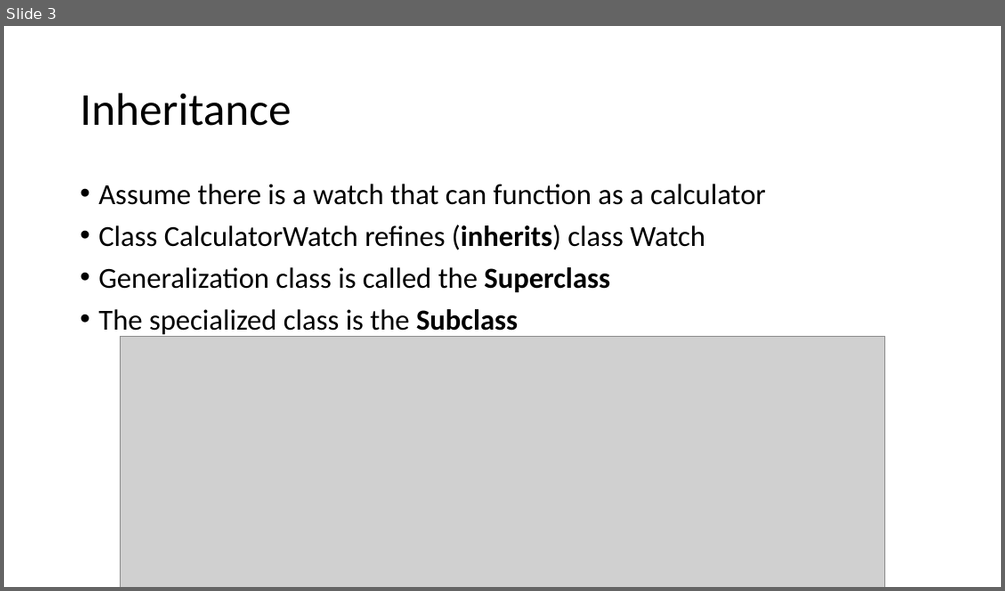
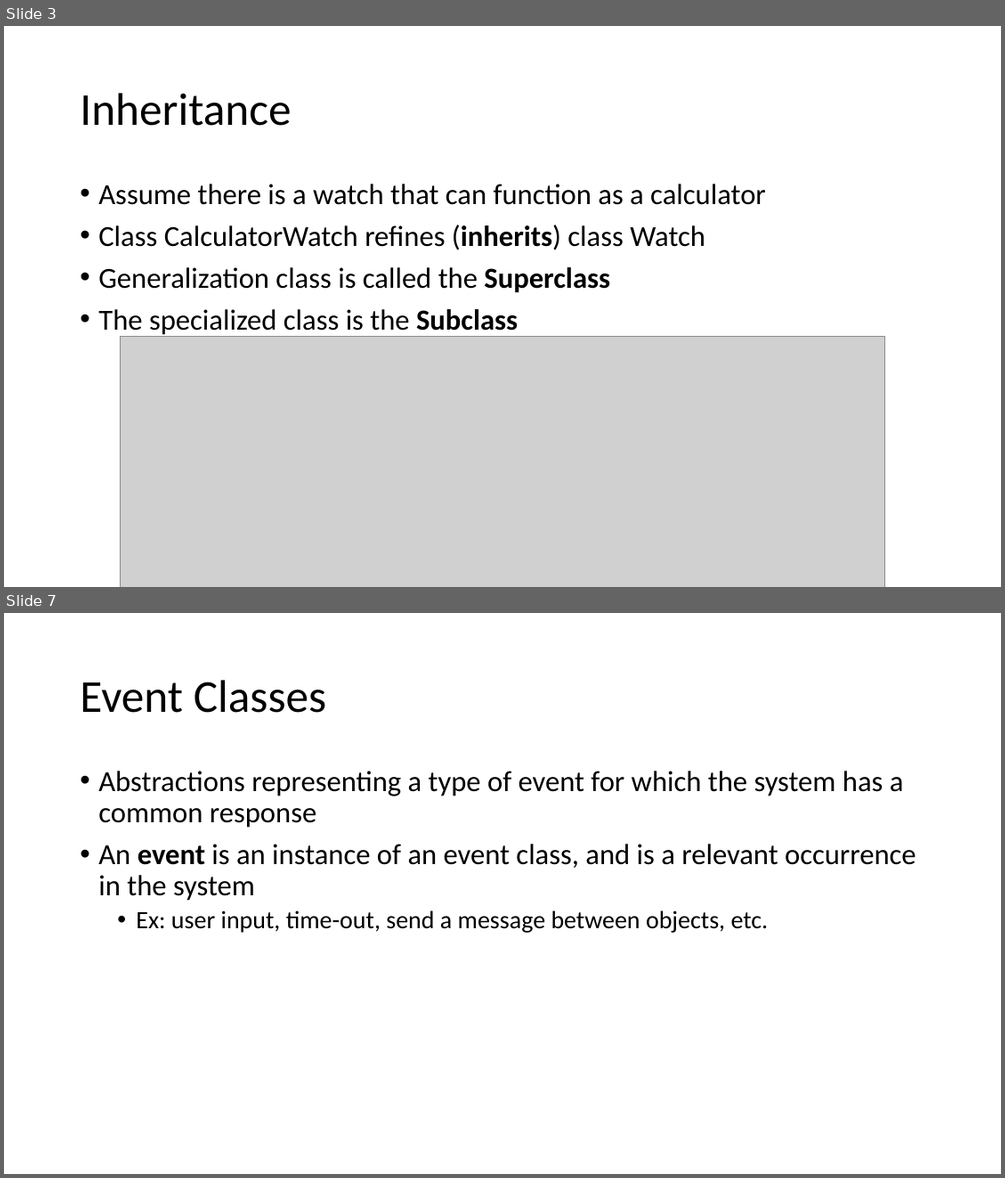
Before and after one commit to KyleRemil/RIS-PACS, a slide deck: SlidesChange/part1.pptx. Shown one above the other, each under a label of ours: slide 3 before the commit, slides 3 and 7 after it; the slides between them are not shown. The pictures are 1005x591 and 1005x1178 pixels, drawn with LibreOffice and Linux fonts; fonts in the diff are those of the drawing; grey boxes stand for pictures. Boxes give left, top, right and bottom in pixels: in the first picture for what was removed or moved away, otherwise in the second. Text is boxed around its words. In the diff, an @@ line names an element or a change of style, - is before the commit and + after.

```diff
--- a/SlidesChange/part1.pptx
+++ b/SlidesChange/part1.pptx
@@ slide 7 added at box(4, 613, 1001, 1174), background #FFFFFF @@
@@ title added at box(80, 680, 326, 713), 44 pt, text #000000 @@
+Event Classes
@@ text added at box(98, 771, 916, 933), 28 pt, text #000000 @@
+• Abstractions representing a type of event for which the system has a common response
+• An event is an instance of an event class, and is a relevant occurrence in the system
+  • Ex: user input, time-out, send a message between objects, etc.
```
Also in this commit, not shown: 1 slide changed, 4 other slides added.
